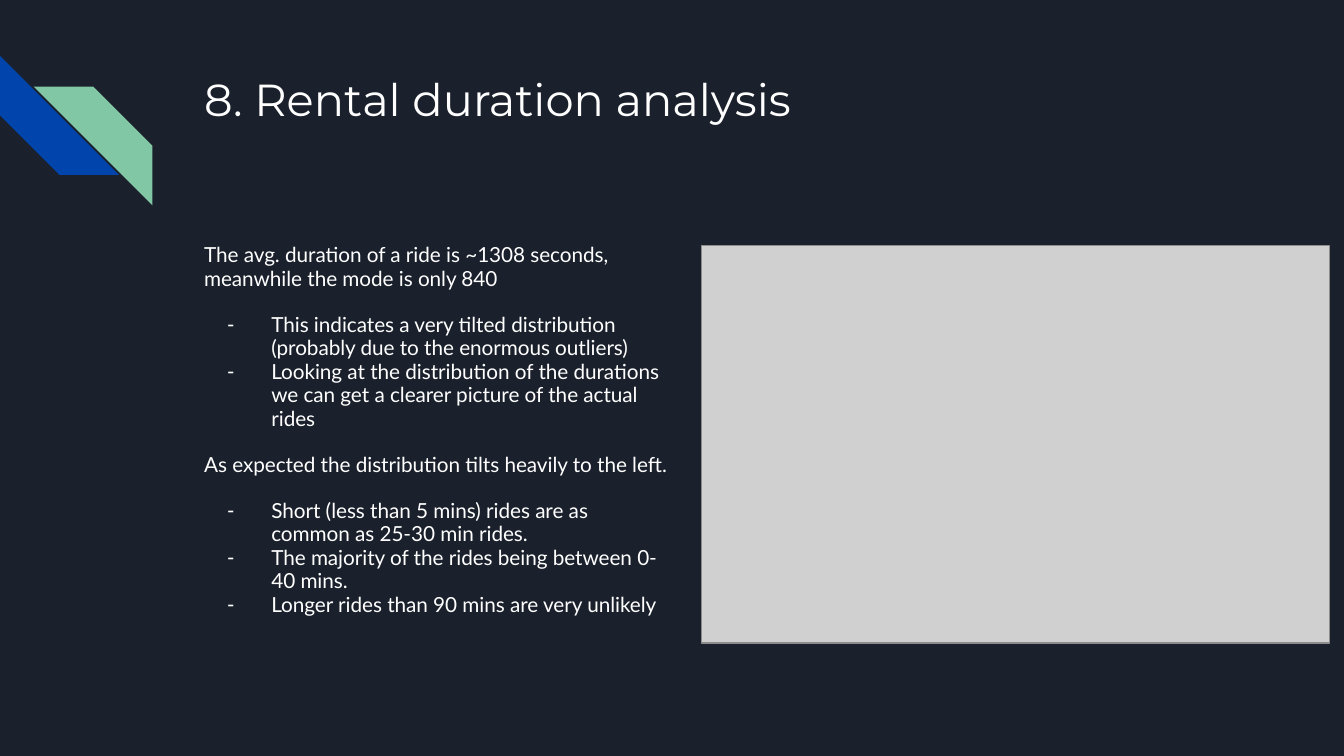
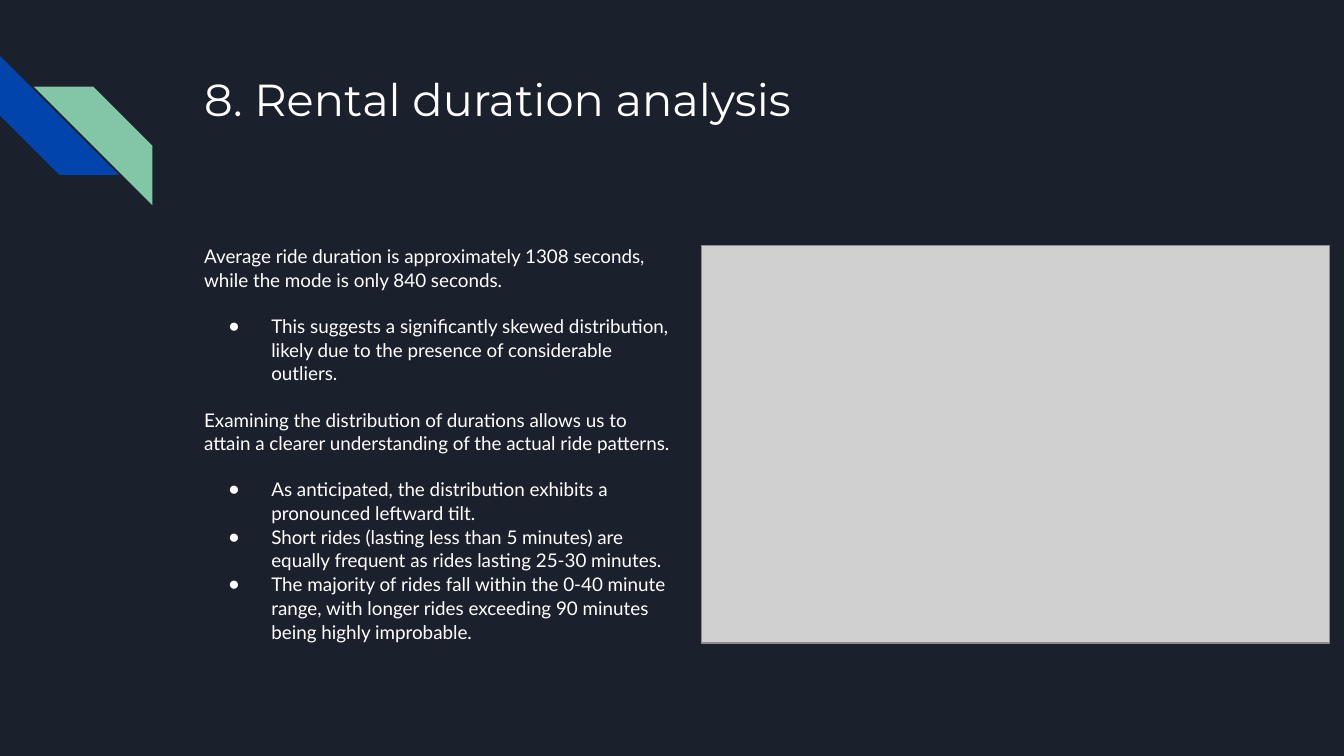
Before and after one commit to zsoltnyiri/zoe_take_home_test, a slide deck: slide 14 of Zoe - Take Home Task - Zsolt Nyiri.pptx. Drawn at 1344x756 pixels with LibreOffice and Linux fonts; fonts in the diff are those of the drawing; grey boxes stand for pictures. Boxes give left, top, right and bottom in pixels: in the first picture for what was removed or moved away, otherwise in the second. Text is boxed around its words. In the diff, an @@ line names an element or a change of style, - is before the commit and + after.

Commit message:
Add files via upload
fixed typos

```diff
--- a/Zoe - Take Home Task - Zsolt Nyiri.pptx
+++ b/Zoe - Take Home Task - Zsolt Nyiri.pptx
@@ text at (x1=204, y1=249, x2=669, y2=643): text changed; size 11.1 to 10.1 pt @@
-The avg. duration of a ride is ~1308 seconds, meanwhile the mode is only 840
-– This indicates a very tilted distribution (probably due to the enormous outliers)
-– Looking at the distribution of the durations we can get a clearer picture of the actual rides
-As expected the distribution tilts heavily to the left.
-– Short (less than 5 mins) rides are as common as 25-30 min rides.
-– The majority of the rides being between 0-40 mins.
-– Longer rides than 90 mins are very unlikely
+Average ride duration is approximately 1308 seconds, while the mode is only 840 seconds.
+● This suggests a significantly skewed distribution, likely due to the presence of considerable outliers.
+Examining the distribution of durations allows us to attain a clearer understanding of the actual ride patterns.
+● As anticipated, the distribution exhibits a pronounced leftward tilt.
+● Short rides (lasting less than 5 minutes) are equally frequent as rides lasting 25-30 minutes.
+● The majority of rides fall within the 0-40 minute range, with longer rides exceeding 90 minutes being highly improbable.
```
Also in this commit, not shown: 16 other slides changed, 3 slides added, 2 slides removed.
